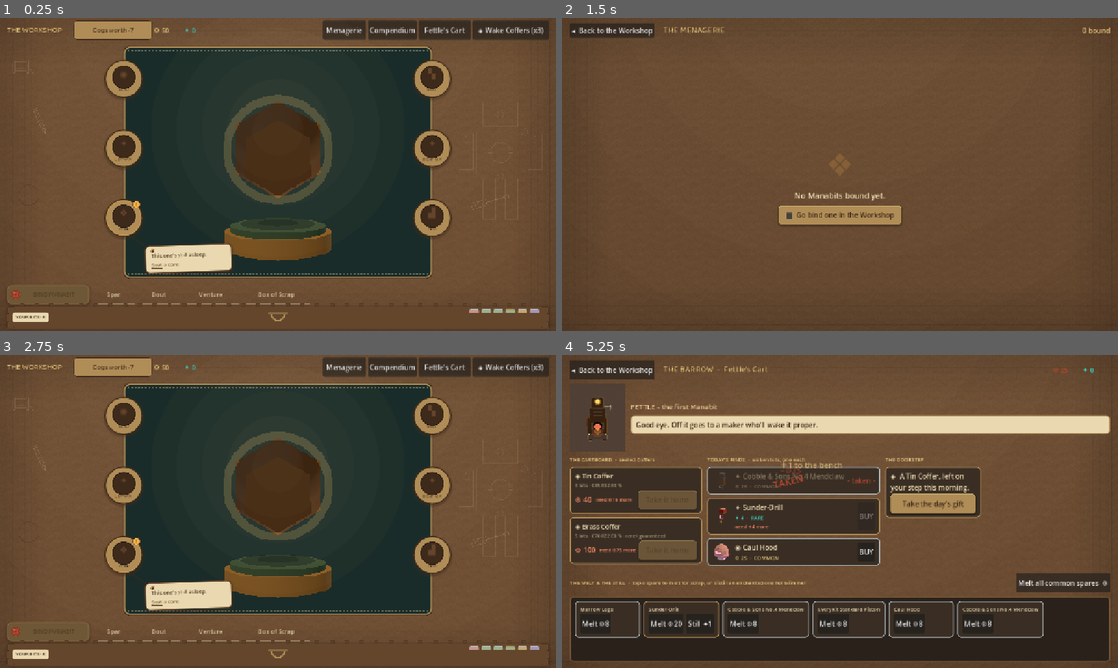
Above: before the commit, frames 1-4 (two rows, left to right).
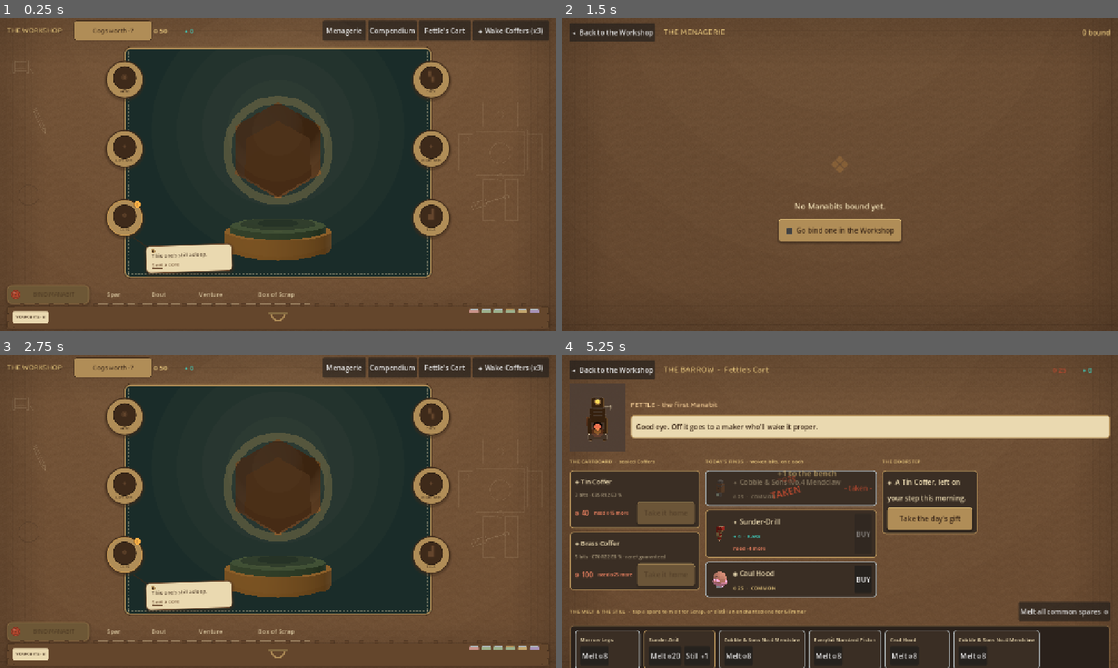
Above: after the commit, the same moments.

Repository: the-real-bench/manabit
Game: Godot game, scene res://ui/root.tscn
Same seed, same stepped clock (60 frames per second), same inputs: the game is played once before the commit and once after it.
Inputs:
- Up to frame 1 (0.25 s): no input
- Up to frame 2 (1.5 s): click "Cogsworth-7" at 0.5 s; click "Menagerie" at 1.25 s
- Up to frame 3 (2.75 s): click "⬛ Go bind one in the Workshop" at 2 s
- Up to frame 4 (5.25 s): click "Compendium" at 2.75 s; click "◂ Back to the Workshop" at 3.5 s; click "Fettle's Cart" at 4.25 s; click "BUY" at 5 s

The runs differ from the first frame. In frame 1, 2.6% of the frame differs, in the area x 1-99%, y 2-98%; in frame 2, 2.9%; in frame 3, 2.6%; in frame 4, 30%, in the area x 1-99%, y 1-100%.

Commit message:
[ui] ship symbol-font fallbacks so glyphs render on web
The web export has no OS fonts to fall back on, so the currency and UI
symbols (gear, four-point star, diamonds, triangles, quadrants...) drew as
empty boxes. Bundle three small redistributable fonts (DejaVu Sans Mono,
Noto Sans Symbols, Noto Sans Symbols 2; licenses alongside) and chain them
behind the default font via Tokens.install_symbol_fallbacks(), called at
boot from root.gd. Baloo falls back to the default font rather than to the
symbol fonts directly: attaching them to Baloo grew two rows by 2px and
broke smoke_layout.

Fullwidth plus/question marks become ASCII; the only font covering them is
an 11 MB CJK face. All 16 gates green on Godot 4.6.1.

Co-Authored-By: Claude Opus 4.8 <noreply@anthropic.com>

Diff:
--- a/ui/broker_screen.gd
+++ b/ui/broker_screen.gd
@@ -410,7 +410,7 @@
     _stamp(card, "TAKEN")
     var price := Broker.find_price(pd)
     _toast("−%s%d" % ["✦" if price["currency"] == "glimmer" else "⚙", int(price["amount"])], Tokens.WAX, card)
-    _toast("＋1 to the bench", Tokens.BRASS_HI, card, 62.0)
+    _toast("+1 to the bench", Tokens.BRASS_HI, card, 62.0)
     _bark_say("Good eye. Off it goes to a maker who'll wake it proper.")
     refresh_from_player()
 
@@ -420,7 +420,7 @@
         Sfx.play(&"doorstep_untie")
         if _fettle != null:
             _fettle.pulse()
-        _toast("＋◈ Tin", Tokens.BRASS_HI, card)
+        _toast("+◈ Tin", Tokens.BRASS_HI, card)
         _bark_say("Left one on your step this morning. Always do.")
         refresh_from_player()
 
@@ -431,7 +431,7 @@
         Sfx.play(&"forge_melt")
         if _fettle != null:
             _fettle.pulse()
-        _toast("＋⚙%d" % g, Tokens.BRASS_HI, card)
+        _toast("+⚙%d" % g, Tokens.BRASS_HI, card)
         _bark_say("Down to warm filings it goes. Nothing's ever wasted here.")
         refresh_from_player()
     else:
@@ -444,7 +444,7 @@
         Sfx.play(&"still_drip")
         if _fettle != null:
             _fettle.pulse()
-        _toast("＋✦%d" % g, Tokens.STAT_ENERGY, card)
+        _toast("+✦%d" % g, Tokens.STAT_ENERGY, card)
         _bark_say("There's a little bound-light in this one. Caught it proper.")
         refresh_from_player()
     else:
@@ -457,7 +457,7 @@
         Sfx.play(&"forge_melt")
         if _fettle != null:
             _fettle.pulse()
-        _bark_say("Melted %d common spares down.  (＋⚙%d)" % [int(r["count"]), int(r["scrap"])])
+        _bark_say("Melted %d common spares down.  (+⚙%d)" % [int(r["count"]), int(r["scrap"])])
         refresh_from_player()
     else:
         _refuse("No common spares to melt, maker - you keep a tidy bench.")
--- a/ui/chest_screen.gd
+++ b/ui/chest_screen.gd
@@ -437,7 +437,7 @@
     elif best == "RARE":
         _status.text = "◆  A rare bit stirs awake."
     else:
-        _status.text = "＋%d bits woken into your collection." % rolled.size()
+        _status.text = "+%d bits woken into your collection." % rolled.size()
 
 func _kindle(card: Control, pi: PartInstance) -> void:
     if card == null:
--- a/ui/combat_screen.gd
+++ b/ui/combat_screen.gd
@@ -1404,7 +1404,7 @@
     player.scrap += sc
     player.save()
     _resolved = true
-    _banner.text = "You forfeit the %s to the victor.  (＋⚙%d salvage)" % [pi.data.display_name, sc]
+    _banner.text = "You forfeit the %s to the victor.  (+⚙%d salvage)" % [pi.data.display_name, sc]
     _refresh()
 
 # --- rendering: persistent HP rows (built once per fight; provably fixed row set) ---
--- a/ui/compendium_screen.gd
+++ b/ui/compendium_screen.gd
@@ -116,7 +116,7 @@
     glyph.add_theme_font_size_override("font_size", 20)
     head.add_child(glyph)
     var nm := Label.new()
-    nm.text = pd.display_name if known else "？ ？ ？"
+    nm.text = pd.display_name if known else "? ? ?"
     nm.add_theme_color_override("font_color", Tokens.PARCHMENT if known else Color(Tokens.PARCHMENT, 0.3))
     v.add_child(nm)
     var sub := Label.new()
--- a/ui/root.gd
+++ b/ui/root.gd
@@ -19,6 +19,7 @@
 
 func _ready() -> void:
     set_anchors_preset(Control.PRESET_FULL_RECT)
+    Tokens.install_symbol_fallbacks()
     get_window().min_size = Vector2i(640, 360)   # canvas_items+expand scales below this instead of clipping
     player = PlayerState.new()
     if not SaveManager.load_into(player):
--- a/ui/run_screen.gd
+++ b/ui/run_screen.gd
@@ -656,7 +656,7 @@
     refresh()
     if String(res["kind"]) == "filings":
         Sfx.play(&"coin_scrap")
-        _status.text = "Mostly rust. ＋⚙4 in filings, at least."
+        _status.text = "Mostly rust. +⚙4 in filings, at least."
     else:
         Sfx.play(&"reveal_rare")
         _status.text = "Buried treasure - a %s! It rides with the box til home." % String(res["name"])
@@ -849,7 +849,7 @@
             _finish_kit(true, "You haul the box home, salvage rattling - clean run!")
         else:
             refresh()
-            var msg := "＋⚙%d to your salvage." % purse
+            var msg := "+⚙%d to your salvage." % purse
             if pad > 0:
                 msg += "  Second Wind - your core will carry +%d HP into the next bell." % pad
             _status.text = msg
--- a/ui/tokens.gd
+++ b/ui/tokens.gd
@@ -97,7 +97,21 @@
 static func display_font() -> Font:
     if _display_font == null and ResourceLoader.exists("res://art/fonts/Baloo2.ttf"):
         _display_font = load("res://art/fonts/Baloo2.ttf")
+        _display_font.fallbacks = [ThemeDB.fallback_font]   # default sans already chains to symbol_fonts()
     return _display_font
+
+# Symbol glyphs (⚙ ✦ ▸ ◆ ★ ↳ ▟ …) aren't in Baloo 2 or the default sans. Desktop borrows them from
+# OS fonts; the web build has no OS fonts, so ship explicit fallbacks. Call once at boot.
+static var _symbol_fonts: Array[Font] = []
+
+static func symbol_fonts() -> Array[Font]:
+    if _symbol_fonts.is_empty():
+        for n in ["DejaVuSansMono", "NotoSansSymbols2", "NotoSansSymbols"]:
+            _symbol_fonts.append(load("res://art/fonts/%s.woff2" % n))
+    return _symbol_fonts
+
+static func install_symbol_fallbacks() -> void:
+    ThemeDB.fallback_font.fallbacks = symbol_fonts()
 
 static func display(c: Control, size: int = 0) -> void:
     # apply the warm display face to a header/nameplate control (falls back to default sans)
Binary file added: art/fonts/DejaVuSansMono.woff2
Not shown, added: art/fonts/DejaVuSansMono.woff2.import
Not shown, added: art/fonts/LICENSE-DejaVu.txt
Binary file added: art/fonts/NotoSansSymbols.woff2
Not shown, added: art/fonts/NotoSansSymbols.woff2.import
Binary file added: art/fonts/NotoSansSymbols2.woff2
Not shown, added: art/fonts/NotoSansSymbols2.woff2.import
Not shown, added: art/fonts/OFL-NotoSansSymbols.txt
